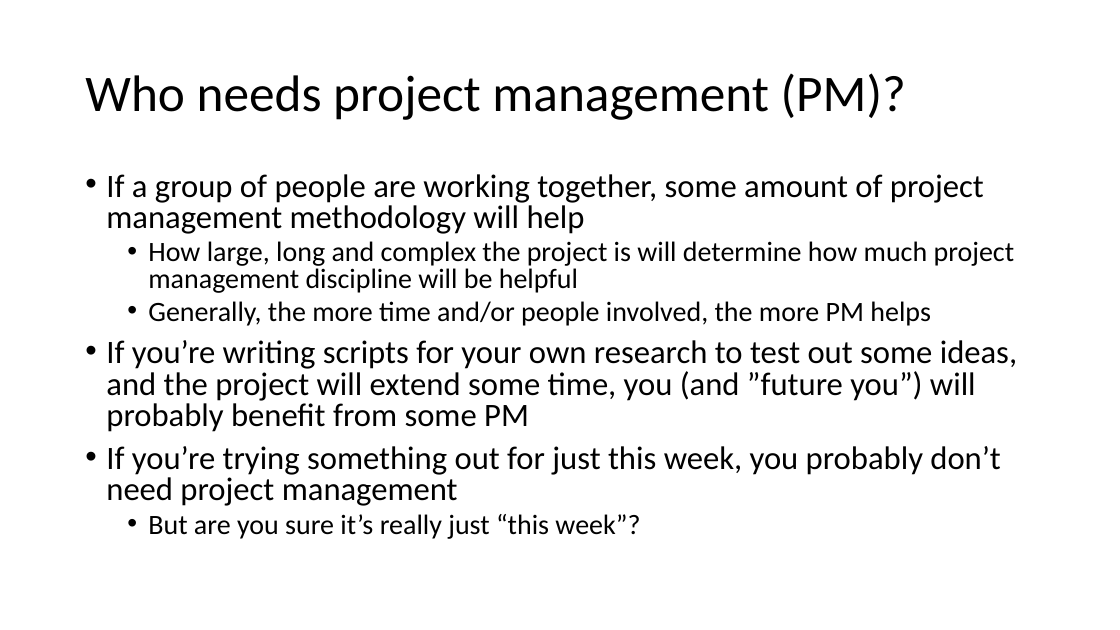
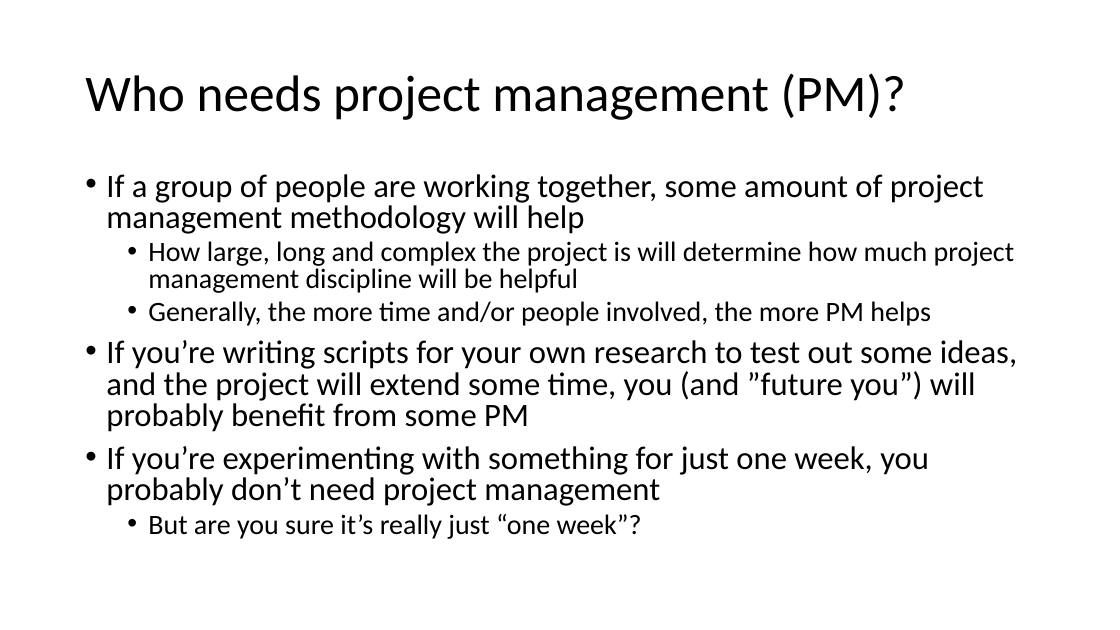
Before and after one commit to mrmundt/INTERSECT-Project-Management, a slide deck: slide 3 of presentations/ProjectManagement.pptx. Drawn at 1120x630 pixels with LibreOffice and Linux fonts; fonts in the diff are those of the drawing. Boxes give left, top, right and bottom in pixels: in the first picture for what was removed or moved away, otherwise in the second. Text is boxed around its words. In the diff, an @@ line names an element or a change of style, - is before the commit and + after.

```diff
--- a/presentations/ProjectManagement.pptx
+++ b/presentations/ProjectManagement.pptx
@@ text at bbox=[106, 446, 929, 539]: text changed @@
-• If you’re trying something out for just this week, you probably don’t need project management
-  • But are you sure it’s really just “this week”?
+• If you’re experimenting with something for just one week, you probably don’t need project management
+  • But are you sure it’s really just “one week”?
```
Also in this commit, not shown: 7 other slides changed.
